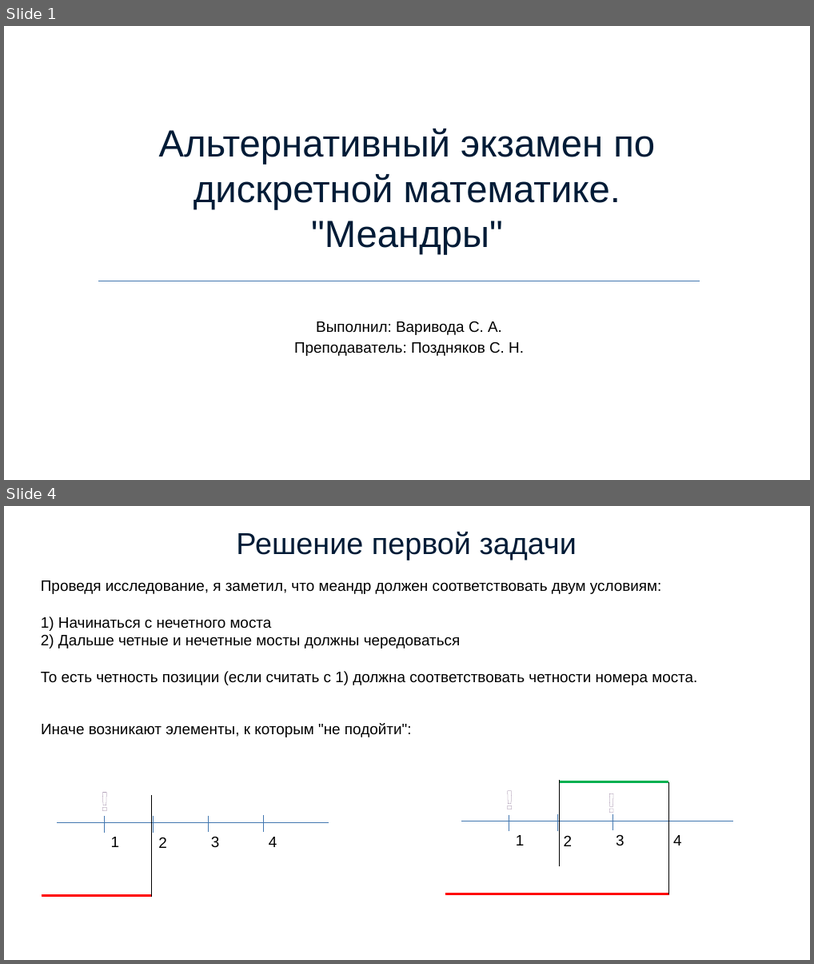
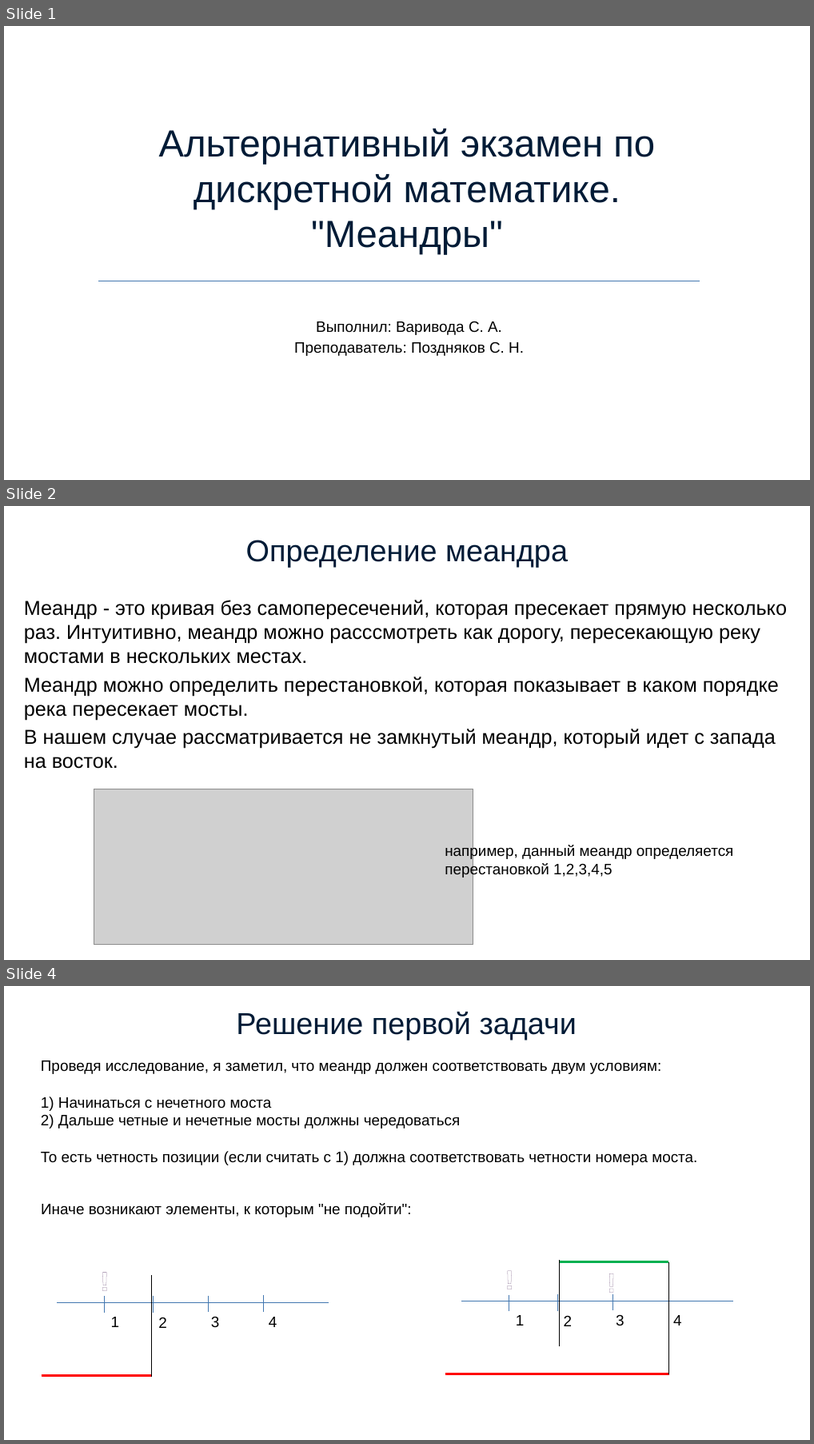
Before and after one commit to simonvar/Meanders, a slide deck: documents/presentation.pptx. Shown one above the other, each under a label of ours: slides 1 and 4 before the commit, slides 1, 2 and 4 after it; the slides between them are not shown. The pictures are 814x964 and 814x1444 pixels, drawn with LibreOffice and Linux fonts; fonts in the diff are those of the drawing; grey boxes stand for pictures. Boxes give left, top, right and bottom in pixels: in the first picture for what was removed or moved away, otherwise in the second. Text is boxed around its words. In the diff, an @@ line names an element or a change of style, - is before the commit and + after.

```diff
--- a/documents/presentation.pptx
+++ b/documents/presentation.pptx
@@ slide 2 added at (x1=4, y1=506, x2=810, y2=960), background #FFFFFF @@
@@ title added at (x1=246, y1=540, x2=568, y2=568), 36 pt, text #001B36 @@
+Определение меандра
@@ text added at (x1=24, y1=600, x2=787, y2=768), 24 pt, text #000000 @@
+Меандр - это кривая без самопересечений, которая пресекает прямую несколько раз. Интуитивно, меандр можно расссмотреть как дорогу, пересекающую реку мостами в нескольких местах.
+Меандр можно определить перестановкой, которая показывает в каком порядке река пересекает мосты.
+В нашем случае рассматривается не замкнутый меандр, который идет с запада на восток.
@@ picture added at (x1=94, y1=789, x2=473, y2=944) @@
@@ text added at (x1=445, y1=844, x2=734, y2=877), 18 pt, text #000000 @@
+например, данный меандр определяется перестановкой 1,2,3,4,5
```
Also in this commit, not shown: 3 slides changed, 1 other slide added, 2 slides removed, 1 other file.
